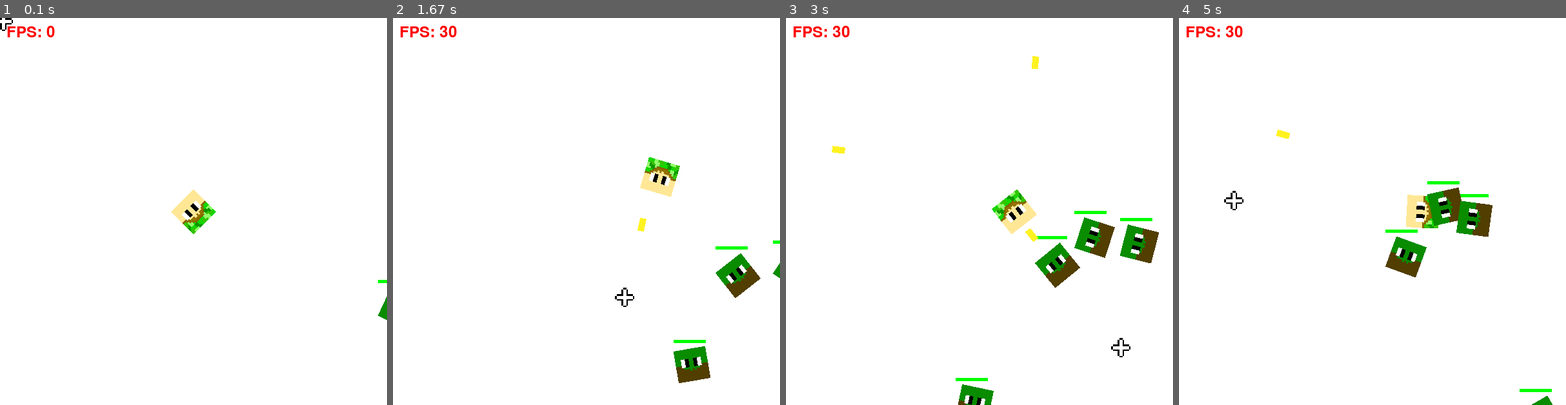
Above: before the commit, frames 1-4 (left to right).
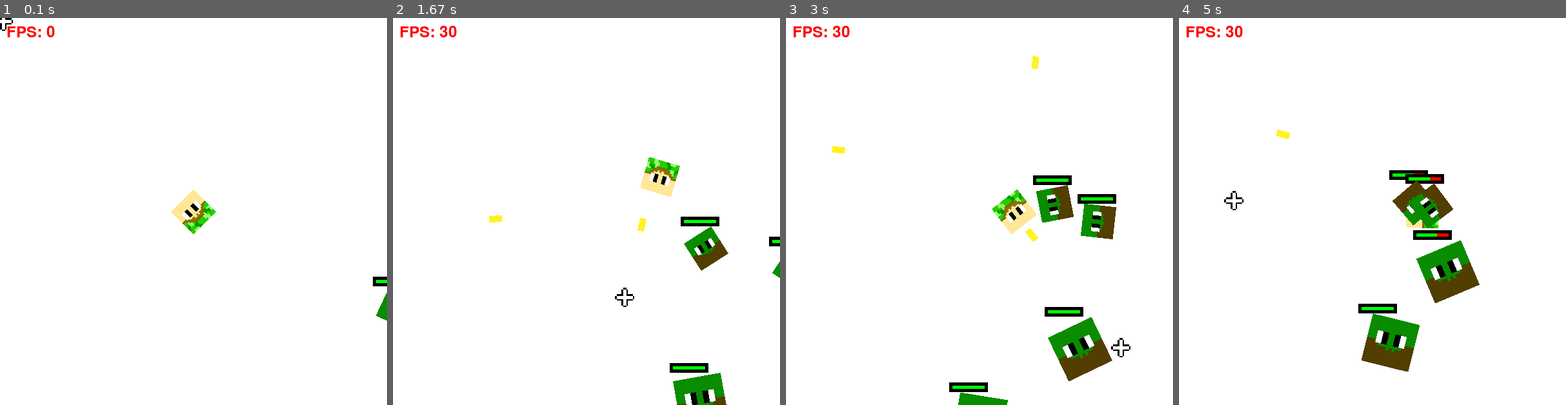
Above: after the commit, the same moments.

Repository: JustAnotherCoder101/Pygame-Shooter
Game: pygame game, started from main.py
Two runs of this game, one before a commit and one after it. Both use one fixed random seed, a clock stepped at 60 frames per second and the inputs below.
Inputs (mouse positions are in pixels of both pictures, inside the frame that each line leads up to):
- Up to frame 1 (0.1 s): no input
- Up to frame 2 (1.67 s): tap Space at 0.33, 0.73, 1.03, 1.23, 1.57 s; hold Right 0.67-1.13 s; move the mouse to (710, 199) at 0.7 s; hold Up 1.17-1.47 s; move the mouse to (493, 215) at 1.2 s; hold Right from 1.5 s (still down); move the mouse to (625, 296) at 1.53 s
- Up to frame 3 (3 s): tap Space at 1.87, 2.07, 2.37, 2.63, 2.97 s; release Right at 1.97 s; hold Left 2-2.53 s; move the mouse to (859, 153) at 2.03 s; hold Down 2.57-2.87 s; move the mouse to (1037, 76) at 2.6 s; hold Left from 2.9 s (still down); move the mouse to (1118, 346) at 2.93 s
- Up to frame 4 (5 s): tap Space at 3.27, 3.4, 3.8, 4.1, 4.47, 4.87 s; release Left at 3.3 s; hold Up 3.33-3.7 s; move the mouse to (1418, 246) at 3.37 s; hold Right 3.73-4.37 s; move the mouse to (1271, 68) at 3.77 s; hold Down 4.4-4.77 s; move the mouse to (1279, 134) at 4.43 s; hold Left from 4.8 s (still down); move the mouse to (1233, 199) at 4.83 s

The runs differ from the first frame. In frame 1, 0.1% of the frame differs, in the area x 96-100%, y 66-79%; in frame 2, 3.2%; in frame 3, 5.6%; in frame 4, 6.7%, in the area x 46-97%, y 39-100%.

Commit message:
V0.3 - Added Bigger Zombies
- Zombies have a 1/3 chance to spawn as a Big zombie
- Bigger Zombies have more health but are slower
- Healthbars also have been polished

Diff:
--- a/main.py
+++ b/main.py
@@ -4,6 +4,7 @@
 import sys
 
 import pygame
+
 
 pygame.init()
 
@@ -69,11 +70,26 @@
 class Zombie(pygame.sprite.Sprite):
   def __init__(self, player_rect):
       super().__init__()
-      self.speed = random.randint(4, 8) / 2
+      self.num = random.randint(1,3)
+      if self.num == 3:
+        self.type = "Big Zombie"
+      else:
+        self.type = "Zombie"
+
+      if self.type == "Big Zombie":
+        self.health = 190
+        self.max_health = 190
+        self.size = 75
+        self.speed = random.randint(3, 6) / 2
+      else:
+        self.health = 100
+        self.max_health = 100
+        self.size = 50
+        self.speed = random.randint(5, 9) / 2
       self.original_image = pygame.image.load("Assets/Zombie.png")
-      self.original_image = pygame.transform.scale(self.original_image, (50, 50))
+      self.original_image = pygame.transform.scale(self.original_image, (self.size, self.size))
       self.image = pygame.image.load("Assets/Zombie.png")
-      self.image = pygame.transform.scale(self.image, (50, 50))
+      self.image = pygame.transform.scale(self.image, (self.size, self.size))
       self.rect = self.image.get_rect()
       # Spawn zombie on a random edge of the screen
       self.spawn_edge = random.choice(["top", "bottom", "left", "right"])
@@ -90,8 +106,7 @@
           self.rect.x = 600
           self.rect.y = random.randint(0, 600)
       self.player_rect = player_rect
-      self.health = 100  # Initial health
-      self.max_health = 100  # Max health
+
 
   def update(self, player_rect, player_x, player_y):
       self.angle = math.atan2(player_y - self.rect.centery, player_x - self.rect.centerx)
@@ -116,6 +131,8 @@
   def draw_health(self):
       health_bar_length = 50
       health = (self.health / self.max_health) * health_bar_length
+
+      pygame.draw.rect(window, (0, 0, 0), (self.rect.x-5, self.rect.y - 15, health_bar_length+10, 15))
       pygame.draw.rect(window, (255, 0, 0), (self.rect.x, self.rect.y - 10, health_bar_length, 5))
       pygame.draw.rect(window, (0, 255, 0), (self.rect.x, self.rect.y - 10, health, 5))
   def take_damage(self, damage):
@@ -173,7 +190,7 @@
     new_projectile = Projectile(PLAYER.rect.centerx, PLAYER.rect.centery,
                                 *pygame.mouse.get_pos(),DAMAGE)
     Bullets.add(new_projectile)
-    cooldown = 8
+    cooldown = 6
 
   cooldown -= 1
 
